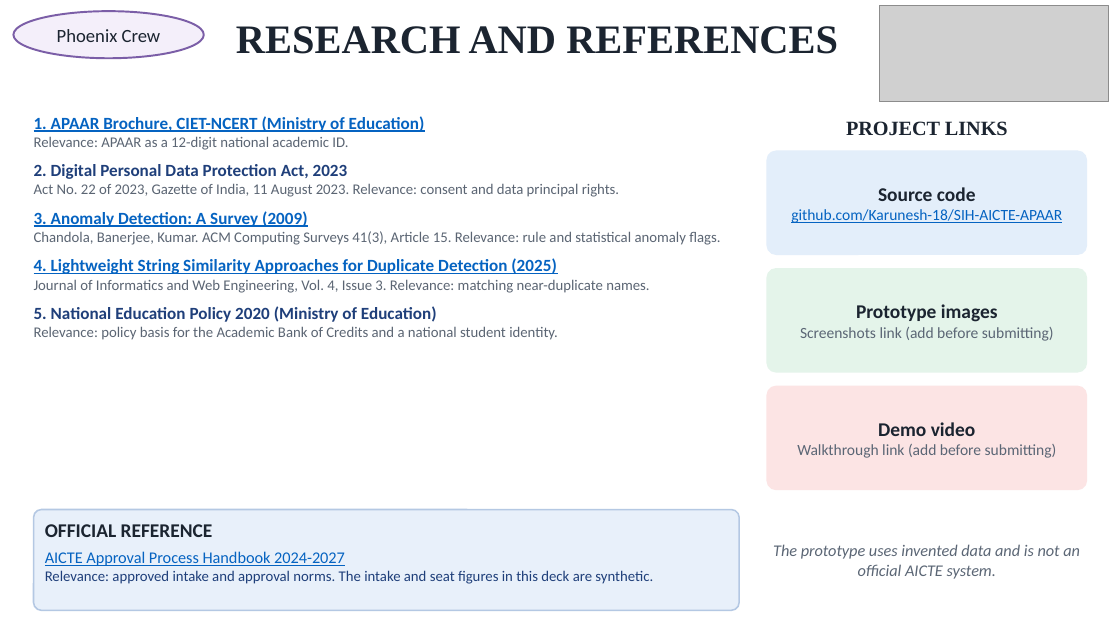
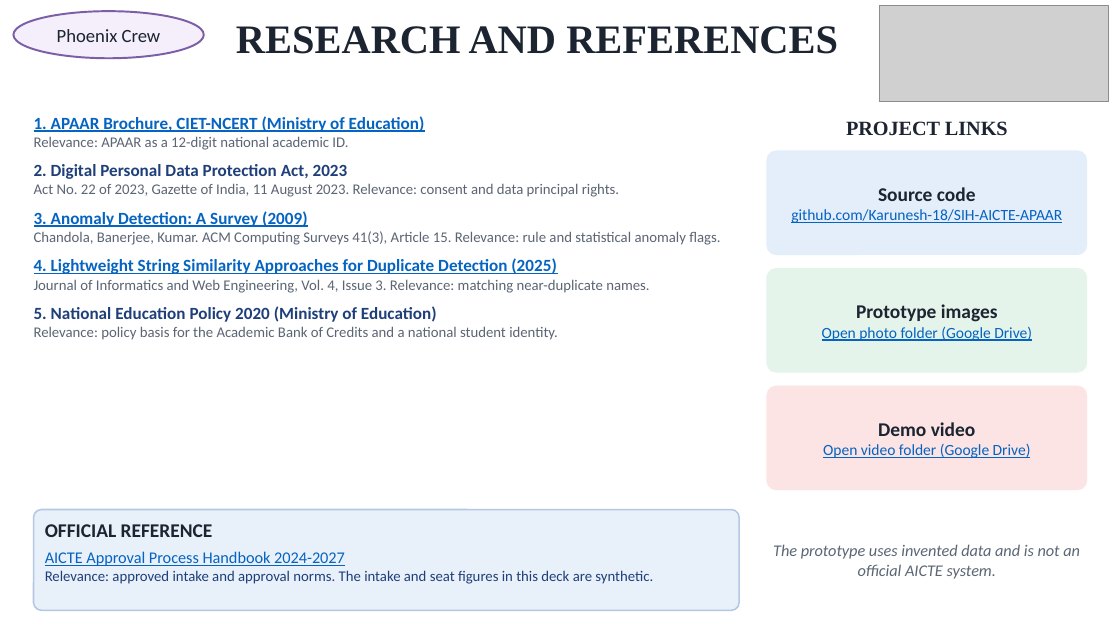
Before and after one commit to Karunesh-18/SIH-AICTE-APAAR, a slide deck: slide 6 of Waymark APAAR SIH 2026 - 6pg.pptx. Drawn at 1120x630 pixels with LibreOffice and Linux fonts; fonts in the diff are those of the drawing; grey boxes stand for pictures. Boxes give left, top, right and bottom in pixels: in the first picture for what was removed or moved away, otherwise in the second. Text is boxed around its words. In the diff, an @@ line names an element or a change of style, - is before the commit and + after.

```diff
--- a/Waymark APAAR SIH 2026 - 6pg.pptx
+++ b/Waymark APAAR SIH 2026 - 6pg.pptx
@@ text at [822, 327, 1032, 341]: text changed; text colour #5B6675 to #0563C1 @@
-Screenshots link (add before submitting)
+Open photo folder (Google Drive)
@@ text at [823, 444, 1031, 458]: text changed; text colour #5B6675 to #0563C1 @@
-Walkthrough link (add before submitting)
+Open video folder (Google Drive)
```
Also in this commit, not shown: 1 other file.
